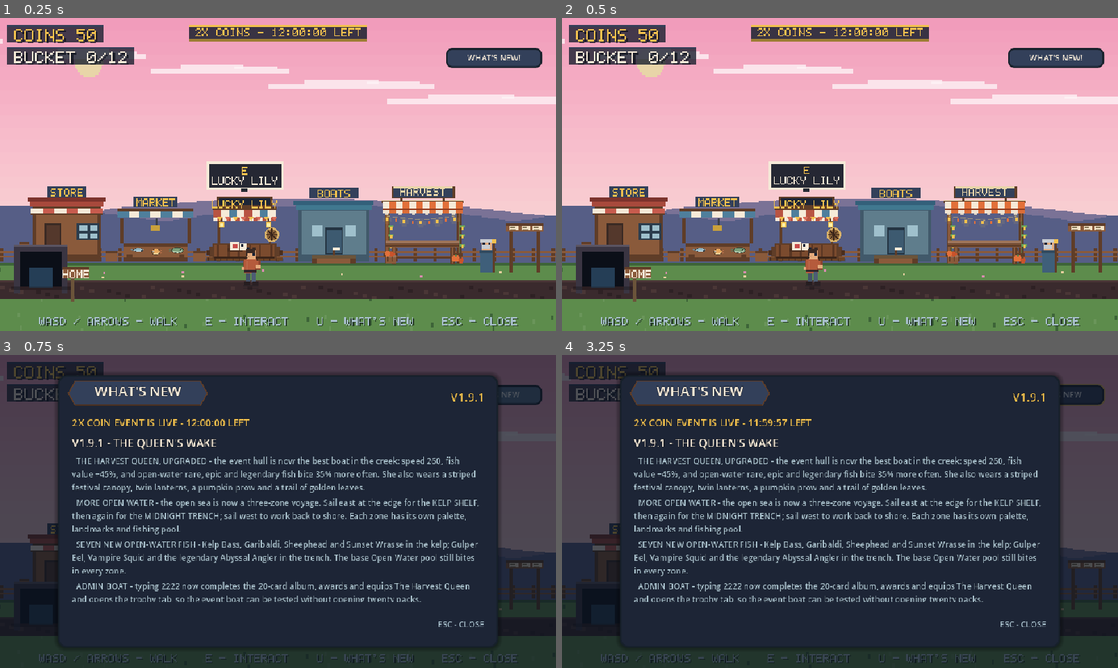
Above: before the commit, frames 1-4 (two rows, left to right).
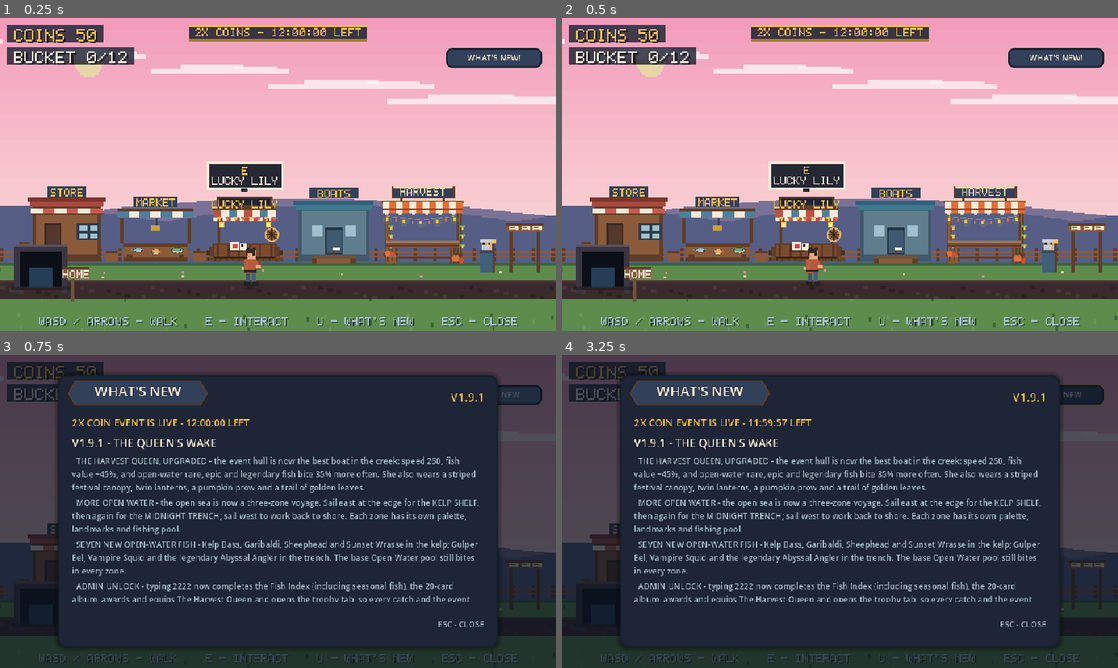
Above: after the commit, the same moments.

Repository: timmywwe13-hub/simple
Game: Godot game, scene res://town.tscn
The game is run twice, just before and just after one commit, with the same random seed, the same clock (stepped at 60 frames per second) and the same inputs. This scene is started directly instead of the project's main scene.
Inputs (mouse positions are in pixels of both pictures, inside the frame that each line leads up to):
- Up to frame 1 (0.25 s): no input
- Up to frame 2 (0.5 s): no input
- Up to frame 3 (0.75 s): click "WHAT'S NEW!" at 0.5 s
- Up to frame 4 (3.25 s): click "WHAT'S NEW" at 1.25 s; click "WHAT'S NEW" at 2 s; tap E (interact) at 2.75 s; move the mouse to (962, 495) at 2.77 s; hold Right (move_right) from 2.78 s (still down); tap 0 at 2.85 s; click (962, 495) at 2.92 s; tap Enter (ui_accept) at 3.02 s; tap 1 at 3.05 s

Frames 1-2 are identical in both runs. In frame 3, 1.5% of the frame differs, in the area x 14-85%, y 72-79%; in frame 4, 1.5%.

Commit message:
Make the admin code complete every Fish Index entry

Diff:
--- a/scripts/GameState.gd
+++ b/scripts/GameState.gd
@@ -317,9 +317,11 @@
 	axe_level = 2
 	coconuts = maxi(coconuts, 999)
 	chopped_palms = {}
-	# complete Fish Index, every species recorded at its top weight
+	# complete Fish Index, every species recorded at its top weight. Use the
+	# raw table (not all_ids) so seasonal fish are included even when the
+	# event is closed.
 	_init_index()
-	for fid in FishDB.all_ids():
+	for fid in FishDB.FISH.keys():
 		var id := String(fid)
 		var f := FishDB.fish_data(id)
 		var wg: Array = f.get("weight_kg", [0.1, 1.0])
@@ -331,7 +333,7 @@
 		index[id] = entry
 	total_caught = maxi(total_caught, index.size())
 	# a handful of top-value fish in the bucket so selling can be tested
-	var pool := FishDB.all_ids()
+	var pool := FishDB.FISH.keys()
 	# Force the Harvest Feast on and hand over the completed album AND the
 	# Harvest Queen, so the event boat, trophy tab and seasonal screens can
 	# all be tested immediately instead of after twenty packs.
@@ -1366,7 +1368,9 @@
 	return int(round(float(q.get("reward", 0)) * money_mult()))
 
 func _init_index() -> void:
-	var ids := FishDB.all_ids()
+	# Every defined species gets an entry, including seasonal fish that are
+	# not currently in the catch rotation.
+	var ids := FishDB.FISH.keys()
 	for fid in ids:
 		var fid_s := String(fid)
 		if not index.has(fid_s):
--- a/scripts/changelog.gd
+++ b/scripts/changelog.gd
@@ -16,7 +16,7 @@
 			"THE HARVEST QUEEN, UPGRADED - the event hull is now the best boat in the creek: speed 260, fish value +45%, and open-water rare, epic and legendary fish bite 35% more often. She also wears a striped festival canopy, twin lanterns, a pumpkin prow and a trail of golden leaves.",
 			"MORE OPEN WATER - the open sea is now a three-zone voyage. Sail east at the edge for the KELP SHELF, then again for the MIDNIGHT TRENCH; sail west to work back to shore. Each zone has its own palette, landmarks and fishing pool.",
 			"SEVEN NEW OPEN-WATER FISH - Kelp Bass, Garibaldi, Sheephead and Sunset Wrasse in the kelp; Gulper Eel, Vampire Squid and the legendary Abyssal Angler in the trench. The base Open Water pool still bites in every zone.",
-			"ADMIN BOAT - typing 2222 now completes the 20-card album, awards and equips The Harvest Queen and opens the trophy tab, so the event boat can be tested without opening twenty packs.",
+			"ADMIN UNLOCK - typing 2222 now completes the Fish Index (including seasonal fish), the 20-card album, awards and equips The Harvest Queen and opens the trophy tab, so every catch and the event boat can be tested immediately.",
 			"TOWN + HUD POLISH - only the nearest walk-up draws a prompt, the Quest Giver has more room beside the harvest stall, the harvest token HUD row no longer crowds the bucket, and the boat/bait readout has clear space while sailing.",
 		],
 	},
Not shown, changed: build/web/index.pck
